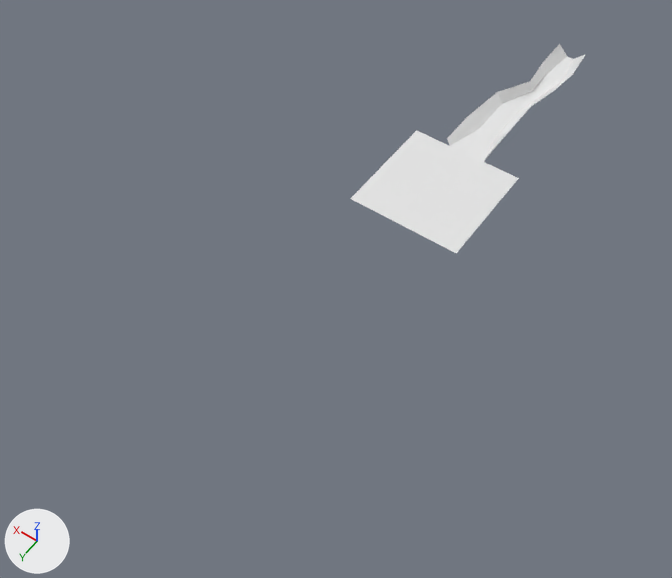
Two versions of the FBX model Assets/Content/LevelPrototype/Forest/Forest.fbx, one commit apart.
One viewpoint serves both versions: a camera (50 mm lens) standing at (-68.6, 210.0, 165.4) and looking at (15.3, 92.6, -19.0). Every picture has the same lights, and +X, +Y and +Z are marked at lower left.
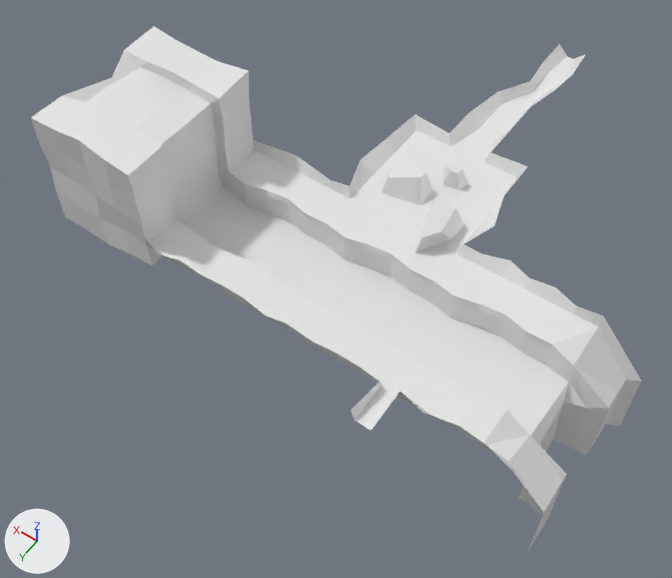
The change, as a list of edits to the scene's bpy script:
```text
Change me_plane:
    where me_plane.from_pydata(...)  # 38 vertices, 24 faces; spans x -11.0..19.0, y -1.0..79.0, z 0.0..3.0
    verts and faces of me_plane; kept vertices keep their numbers, new ones are numbered from 38
    me_plane part 1
    add verts[19] = (10.0, 39.0, 3.0)  # moved, pixel (467, 113)
    add verts[22] = (-2.0, 48.0, 3.0)  # moved, pixel (490, 152)
    add verts[23] = (10.0, 48.0, 3.0)  # moved, pixel (449, 133)
    add verts[38] = (21.0, 47.0, 3.0)  # pixel (415, 114)
    add verts[39] = (-12.0, 47.0, 3.0)  # pixel (528, 166)
    add verts[40] = (-12.0, 59.0, 3.0)  # pixel (504, 195)
    add verts[41] = (22.0, 59.0, 3.0)  # pixel (386, 138)
    add verts[42] = (-15.0, 69.0, 3.0)  # pixel (494, 226)
    add verts[43] = (23.0, 69.0, 3.0)  # pixel (360, 159)
    add verts[44] = (-12.0, 78.0, 3.0)  # pixel (463, 244)
    add verts[45] = (20.0, 78.0, 3.0)  # pixel (349, 186)
    add faces += [(21, 23, 38, 28), (28, 38, 41, 29), (29, 41, 43, 33), (26, 27, 40, 39), (33, 43, 45, 37), (27, 32, 42, 40)]
    add faces += [(32, 36, 44, 42), (20, 26, 39, 22)]
Add me_cube_001:
    me_cube_001.from_pydata([(-3.0, -2.0, -1.0), (-1.0, -1.0, 4.0), (-2.0, 1.0, -1.0), (-1.0, 1.0, 4.0), (4.0, -1.0, -1.0), (4.0, -2.0, 2.0), (2.0, 2.0, -1.0), (1.0, 1.0, 4.0)], [], [(0, 1, 3, 2), (2, 3, 7, 6), (6, 7, 5, 4), (4, 5, 1, 0), (2, 6, 4, 0), (7, 3, 1, 5)])
    me_cube_001.materials.append(mat_material)  # white #e7e7e7
Add me_plane_007:
    me_plane_007.from_pydata([(-1.0, -1.0, 0.0), (3.0, -1.0, 0.0), (-1.0, 9.0, 0.0), (3.0, 9.0, 0.0), (3.0, 0.0, 3.0), (4.0, 9.0, 3.0), (-2.0, 0.0, 4.0), (-2.0, 10.0, 3.0)], [], [(0, 1, 3, 2), (3, 1, 4, 5), (0, 2, 7, 6)])
    me_plane_007.materials.append(mat_material)  # white #e7e7e7
Add me_cube_002:
    me_cube_002.from_pydata([(-8.0, 0.0, -1.0), (-6.0, 1.0, 5.0), (-8.0, 6.0, -1.0), (-6.0, 3.0, 5.0), (4.0, -3.0, -1.0), (4.0, -2.0, 4.0), (2.0, 8.0, -1.0), (1.0, 7.0, 4.0)], [], [(0, 1, 3, 2), (2, 3, 7, 6), (6, 7, 5, 4), (4, 5, 1, 0), (2, 6, 4, 0), (7, 3, 1, 5)])
    me_cube_002.materials.append(mat_material)  # white #e7e7e7
Add me_cube_003:
    me_cube_003.from_pydata([(-3.0, -2.0, -1.0), (-1.0, 0.0, 5.0), (-3.0, 4.0, -1.0), (-2.0, 8.0, 5.0), (6.0, 0.0, -1.0), (4.0, 1.0, 7.0), (2.0, 12.5, -2.0), (1.0, 11.5, 4.0)], [], [(0, 1, 3, 2), (2, 3, 7, 6), (6, 7, 5, 4), (4, 5, 1, 0), (2, 6, 4, 0), (7, 3, 1, 5)])
    me_cube_003.materials.append(mat_material)  # white #e7e7e7
Add ob_cube:
    ob_cube = bpy.data.objects.new('Cube', me_cube)  # 114 vertices, 109 faces; spans x -1.5..29.4, y -40.0..1.7, z -12.0..23.6; in mat_material (white #e7e7e7)
    ob_cube.location = (51.0, 119.0, 1.0)
Add ob_cube_001:
    ob_cube_001 = bpy.data.objects.new('Cube.001', me_cube_001)
    ob_cube_001.location = (2.0, 61.0, 1.0)
Add ob_plane_001:
    ob_plane_001 = bpy.data.objects.new('Plane.001', me_plane_001)  # 162 vertices, 130 faces; spans x -16.0..15.0, y -1.0..41.0, z -8.3..4.0; in mat_material (white #e7e7e7)
    ob_plane_001.location = (5.0, 81.0, 0.0)
Add ob_plane_003:
    ob_plane_003 = bpy.data.objects.new('Plane.003', me_plane_005)  # 168 vertices, 135 faces; spans x -15.0..15.0, y -3.0..41.0, z -8.3..5.0; in mat_material (white #e7e7e7)
    ob_plane_003.location = (35.0, 81.0, 0.0)
Add ob_plane_004:
    ob_plane_004 = bpy.data.objects.new('Plane.004', me_plane_006)  # 43 vertices, 39 faces; spans x -3.8..15.0, y -2.4..42.0, z -32.2..3.0; in mat_material (white #e7e7e7)
    ob_plane_004.location = (-55.0, 81.0, 0.0)
Add ob_plane_005:
    ob_plane_005 = bpy.data.objects.new('Plane.005', me_plane_007)
    ob_plane_005.location = (-19.0, 121.0, 0.0)
Add ob_cube_002:
    ob_cube_002 = bpy.data.objects.new('Cube.002', me_cube_002)
    ob_cube_002.location = (13.0, 66.0, 1.0)
Add ob_cube_003:
    ob_cube_003 = bpy.data.objects.new('Cube.003', me_cube_003)
    ob_cube_003.location = (-4.0, 73.0, 1.0)
Add ob_plane_002:
    ob_plane_002 = bpy.data.objects.new('Plane.002', me_plane_004)  # 168 vertices, 134 faces; spans x -16.0..15.0, y -4.0..41.0, z -8.3..4.0; in mat_material (white #e7e7e7)
    ob_plane_002.location = (-25.0, 81.0, 0.0)
```

Boxes (x1, y1, x2, y2) around the edits, measured in the pictures (672 x 578 px):
'Cube', added: after (31, 26, 254, 265)
'Plane.002', added: after (358, 244, 576, 446)
'Plane', reshaped: before (351, 44, 586, 253); after (349, 44, 586, 253)
'Plane.001', added: after (243, 199, 456, 371)
'Plane.003', added: after (145, 140, 350, 305)
'Plane.004', added: after (483, 306, 641, 549)
'Cube.002', added: after (381, 152, 433, 205)
'Cube.003', added: after (415, 196, 465, 253)
'Plane.005', added: after (351, 382, 399, 430)
'Cube.001', added: after (443, 164, 469, 190)
part 1 of me_plane, built on: before (447, 93, 507, 161); after (349, 93, 528, 244)
